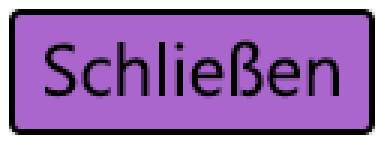
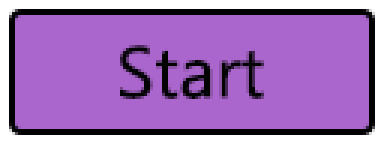
Before/after of a 384px x 144px layered artwork. What changed in the layer stack:
hid "Schließen", painted on it over bbox(45, 39, 339, 99)
added layer "Start" above "Rechteck 1" over bbox(120, 45, 264, 99)
